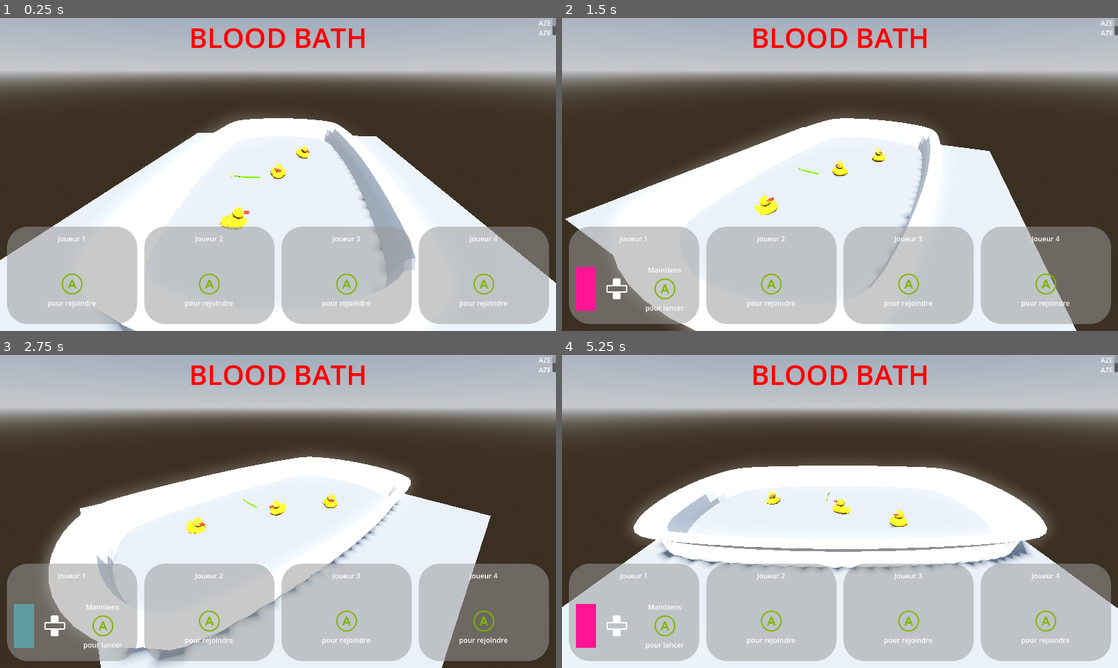
Above: before the commit, frames 1-4 (two rows, left to right).
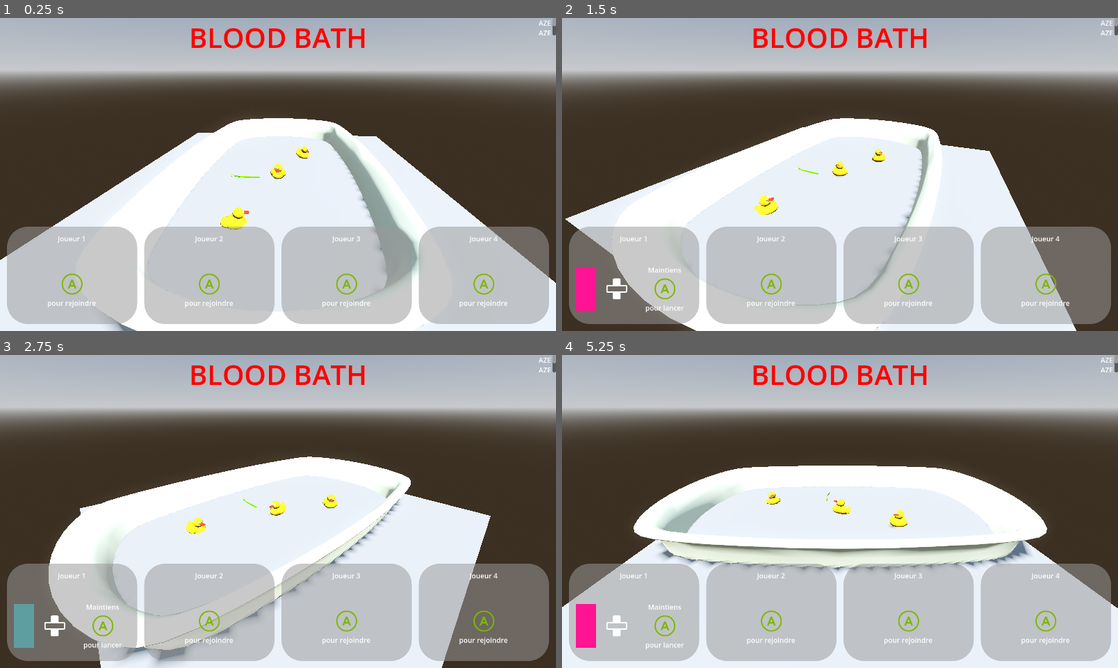
Above: after the commit, the same moments.

Repository: Gr0minet/ggj2025
Game: Godot game, scene res://scenes/test_all.tscn
Two runs of this game, one before a commit and one after it. Both use one fixed random seed, a clock stepped at 60 frames per second and the inputs below.
Inputs:
- Up to frame 1 (0.25 s): no input
- Up to frame 2 (1.5 s): hold I (change_color_up) 0.53-1.28 s; hold J (join_game) 0.53-1.28 s; tap G (jump) at 0.77 s; hold O (change_color_down) from 1.28 s (still down); tap 1 at 1.35 s
- Up to frame 3 (2.75 s): tap G (jump) at 1.52 s; release O (change_color_down) at 2.03 s; hold I (change_color_up) from 2.03 s (still down); tap 2 at 2.1 s
- Up to frame 4 (5.25 s): tap 3 at 2.85 s; tap G (jump) at 3.02, 3.77, 4.52 s; release I (change_color_up) at 3.53 s; hold O (change_color_down) from 3.53 s (still down); tap 4 at 3.6 s; tap 5 at 4.35 s; tap 6 at 5.1 s

The runs differ from the first frame. In frame 1, 1.6% of the frame differs, in the area x 18-77%, y 32-100%; in frame 2, 0.6%; in frame 3, 1.2%; in frame 4, 4.2%, in the area x 12-88%, y 35-68%.

Commit message:
Ajout baignoire smooth

Diff:
--- a/godot/main/main.tscn
+++ b/godot/main/main.tscn
@@ -2,8 +2,8 @@
 
 [ext_resource type="Script" path="res://main/main.gd" id="1_bujv1"]
 [ext_resource type="Shader" path="res://environment/water/water.gdshader" id="1_gudu6"]
-[ext_resource type="PackedScene" uid="uid://ctsn4jcv5aq27" path="res://assets/BAIGNOIRE.glb" id="2_n8535"]
 [ext_resource type="Texture2D" uid="uid://ssrlnj65d4bs" path="res://environment/water/textures/caustic_texture.png" id="2_woun1"]
+[ext_resource type="PackedScene" uid="uid://b5h2nmyraqa6q" path="res://environment/BAIGNOIRE_SMOOTH.glb" id="3_4tryq"]
 [ext_resource type="PackedScene" uid="uid://cpsw08ate1kf0" path="res://assets/FLOTTE.glb" id="3_qnajh"]
 [ext_resource type="PackedScene" uid="uid://byejtqwx88kyu" path="res://scenes/bubble.tscn" id="4_1iwhq"]
 [ext_resource type="Script" path="res://main/hud.gd" id="4_f7kia"]
@@ -85,7 +85,7 @@
 collision_layer = 2
 collision_mask = 0
 
-[node name="BAIGNOIRE" parent="Baignoire" instance=ExtResource("2_n8535")]
+[node name="BAIGNOIRE_SMOOTH" parent="Baignoire" instance=ExtResource("3_4tryq")]
 
 [node name="CollisionShape3D" type="CollisionShape3D" parent="Baignoire"]
 transform = Transform3D(1, 0, 0, 0, 1, 0, 0, 0, 1, -5.86198e-15, 0.6, -0.55)
@@ -205,7 +205,7 @@
 offset_right = 40.0
 offset_bottom = 40.0
 script = ExtResource("8_wqv0v")
-debug_targets = [NodePath("")]
+debug_targets = [null]
 camera = NodePath("../Camera3D")
 draw_flags = 3
 
Binary file added: godot/environment/BAIGNOIRE_SMOOTH.glb
Not shown, added: godot/environment/BAIGNOIRE_SMOOTH.glb.import
